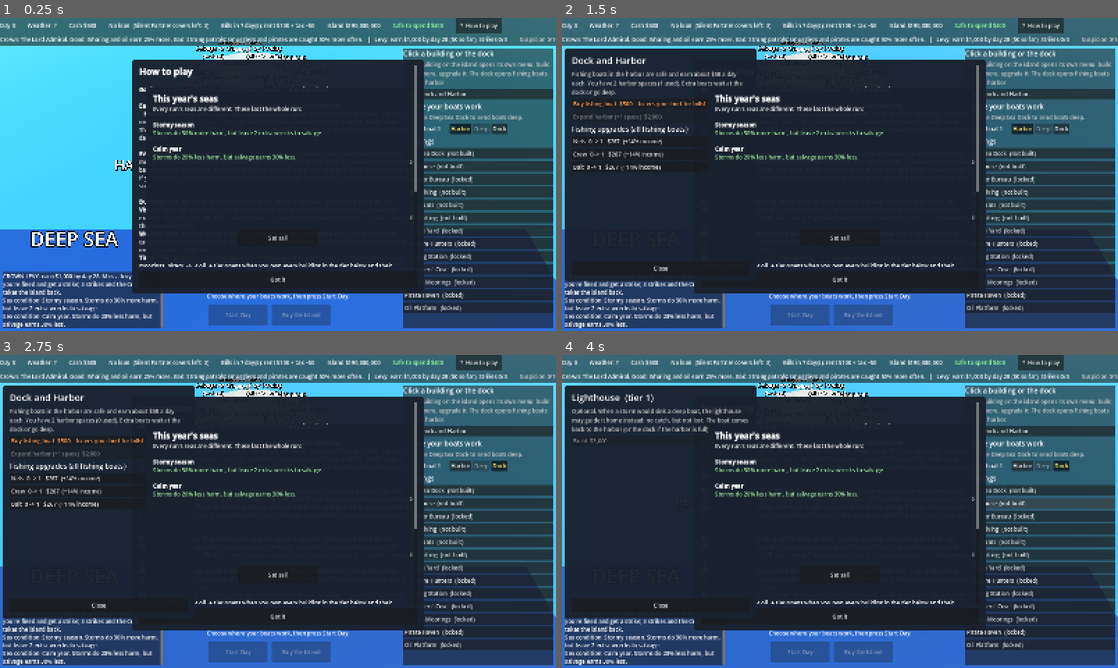
Above: before the commit, frames 1-4 (two rows, left to right).
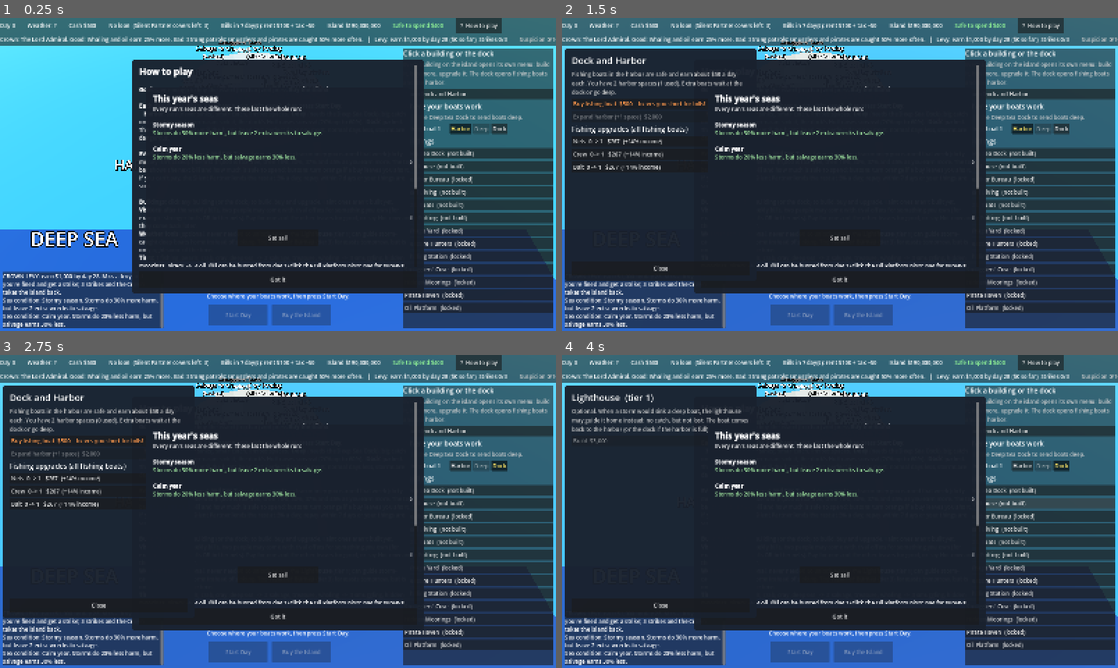
Above: after the commit, the same moments.

Repository: Sneakylandshark/Fishopoly
Game: Godot game, scene res://scenes/main.tscn
Two runs of this game, one before a commit and one after it. Both use one fixed random seed, a clock stepped at 60 frames per second and the inputs below.
Inputs:
- Up to frame 1 (0.25 s): no input
- Up to frame 2 (1.5 s): click "Open Dock and Harbor" at 0.5 s; click "Harbor" at 1.25 s
- Up to frame 3 (2.75 s): click "Dock" at 2 s
- Up to frame 4 (4 s): click "Deep Sea Dock (not built)" at 2.75 s; click "Lighthouse (not built)" at 3.5 s

The runs differ from the first frame. In frame 1, 0.3% of the frame differs, in the area x 37-75%, y 54-80%; in frame 2, 0.3%; in frame 3, 0.3%; in frame 4, 0.3%.

Commit message:
Oil can be hunted from day 1; Oil Platform takes 4 weeks to build
- Surveys open at any tier (survey_min $5,000); platform buildable once the permit is through
- oil_search.build_weeks: rigs earn nothing until construction finishes
- Oil menu skips the tier lock; help, README and menu text updated
- stratplay: wildcat strategy, start_crown / $1M / $10M days in the run line

Co-Authored-By: Claude Opus 5.5 <noreply@anthropic.com>

Diff:
--- a/data/balance.json
+++ b/data/balance.json
@@ -381,9 +381,10 @@
 	},
 
 	"oil_search": {
-		"_note": "Oil opens when tier 3 would open (tier 2 done); smuggling, piracy and hiding are optional. Pay for surveys until one finds oil, then wait for the Crown's permit. Dirty-money bribes cut the wait but add suspicion. Only players with dirty avenues can bribe.",
+		"_note": "Oil can be hunted from day 1, at any tier: a costly gamble. 1) Pay for drilling surveys until one finds oil. 2) Wait for the Crown's permit (dirty-money bribes cut the paperwork, but add suspicion; only players with dirty avenues can bribe). 3) Build the Oil Platform; it takes build_weeks to construct before any rig earns.",
 		"survey_weeks": 1.0,
-		"survey_min": 20000,
+		"survey_min": 5000,
+		"build_weeks": 4,
 		"find_chance": 0.2,
 		"permit_weeks": 8,
 		"bribe_cut_weeks": 3,
--- a/scenes/main.tscn
+++ b/scenes/main.tscn
@@ -472,7 +472,7 @@
 [b]Buildings:[/b] click any building (or the dock) to build, buy and upgrade. Faint ones aren't built yet.
 [b]Visitors:[/b] after the weekly bills, two people may come with rival offers for something you own (for example stronger hulls OR better nets). Pay for one and the other leaves for good, or say Not now and they come back later.
 [b]Weather tools[/b] (optional, never needed to unlock a tier): the [b]Lighthouse[/b] (tier 1) can guide storm-caught deep boats home instead of sinking. The [b]Weather Bureau[/b] (tier 3) forecasts tomorrow, but is only right some of the time.
-[b]Tiers:[/b] 1 fishing, pearls, crab, cray, deep sea  ->  2 salvage, treasure, whaling  ->  3 smuggling, hidden moorings, piracy  ->  4 oil. A tier opens when you own every building …(156 unchanged characters)…
+[b]Tiers:[/b] 1 fishing, pearls, crab, cray, deep sea  ->  2 salvage, treasure, whaling  ->  3 smuggling, hidden moorings, piracy  ->  4 oil. [b]Oil[/b] can be hunted from day 1 (click the Oil Platform plot): pay for surveys until one strikes, wait for the permit, then the platform takes 4 weeks to build. A tier opens when you own every building …(156 unchanged characters)…
 [b]Dirty money[/b] (tier 3) is laundered at 70% but raises [b]suspicion[/b]. The higher it is, the likelier an investig …(381 unchanged characters)…
 [b]Crown levy:[/b] every 4 weeks the Crown sets a target: earn at least that much this season (you keep the money). Mis …(184 unchanged characters)…
 [b]Crowns:[/b] you choose 1 of 6 Crowns at the start. Each has a good side AND a bad side (status bar). As you get rich …(231 unchanged characters)…
--- a/scripts/game.gd
+++ b/scripts/game.gd
@@ -28,6 +28,8 @@
 # Finding oil: surveys paid for, whether oil was found, and the day the Crown's permit comes through
 var surveys := 0
 var oil_found := false
+# The oil platform is under construction until this day; rigs earn nothing before it
+var oil_ready_day := -1
 var permit_day := -1
 var permit_bribes := 0
 # Dirty money earned this week and last week (sets the price of permit bribes)
@@ -137,6 +139,7 @@
 	loan_mult = 1.0
 	surveys = 0
 	oil_found = false
+	oil_ready_day = -1
 	permit_day = -1
 	permit_bribes = 0
 	week_dirty = 0.0
@@ -779,6 +782,9 @@
 
 	# Oil rigs: mostly perfect days
 	var n_rig := count_boats("rig")
+	if n_rig > 0 and day < oil_ready_day:
+		report.lines.append("Oil platform under construction until day %d. No oil yet." % oil_ready_day)
+		n_rig = 0
 	if n_rig > 0:
 		var oe: float = av.oil[w] * income_mult("oil") * n_rig
 		clean += oe
@@ -991,7 +997,8 @@
 
 
 func can_survey() -> bool:
-	return tier_open(4) and not oil_found and can_afford(survey_price())
+	# Open from day 1: an early, costly gamble for anyone who wants it
+	return not oil_found and can_afford(survey_price())
 
 
 func can_survey_crooked() -> bool:
@@ -1426,14 +1433,18 @@
 
 
 func can_build(key: String) -> bool:
-	return not built.has(key) and tier_open(tier_of(key)) and (key != "oil" or oil_approved()) and can_afford(build_price(key))
+	# The oil platform needs only oil found and the permit, at any tier
+	var open := oil_approved() if key == "oil" else tier_open(tier_of(key))
+	return not built.has(key) and open and can_afford(build_price(key))
 
 
 func build(key: String) -> bool:
-	if built.has(key) or not tier_open(tier_of(key)):
-		return false
-	# The oil platform needs oil found and the Crown's permit
+	if built.has(key):
+		return false
+	# The oil platform needs oil found and the Crown's permit (at any tier); everything else needs its tier open
 	if key == "oil" and not oil_approved():
+		return false
+	if key != "oil" and not tier_open(tier_of(key)):
 		return false
 	var p := build_price(key)
 	if not can_afford(p):
@@ -1441,6 +1452,10 @@
 	cash -= p
 	built[key] = true
 	var a: Dictionary = data.avenues[key]
+	# The oil platform takes weeks to build before any rig earns
+	if key == "oil":
+		oil_ready_day = day + int(data.oil_search.build_weeks) * 7
+		_say("Construction of the Oil Platform has begun. It starts pumping on day %d." % oil_ready_day)
 	if a.get("dirty", false) and not laundering:
 		laundering = true
 		log_lines.append("Opened a laundering front for dirty money.")
--- a/scripts/main.gd
+++ b/scripts/main.gd
@@ -111,7 +111,7 @@
 	var os: Dictionary = Game.data.oil_search
 	if not Game.oil_found:
 		_header(menu_body, "Find oil first")
-		_text(menu_body, "Each survey has a %d%% chance to find oil. Surveys so far: %d. Once oil is found, the Crown takes %d weeks to approve the platform." % [int(round(os.find_chance * 100)), Game.surveys, int(os.permit_weeks)])
+		_text(menu_body, "Each survey has a %d%% chance to find oil. Surveys so far: %d. Once oil is found, the Crown takes %d weeks to approve the platform, then it takes %d weeks to build. You can hunt for oil at any tier." % [int(round(os.find_chance * 100)), Game.surveys, int(os.permit_weeks), int(os.build_weeks)])
 		var sp: float = Game.survey_price()
 		_button(menu_body, "Pay for a survey  " + Game.money(sp), sp, Game.can_survey(), func(): Game.survey())
 		if Game.laundering:
@@ -155,6 +155,9 @@
 	_text(menu_body, a.blurb)
 	if not Game.built.has(key):
 		var blockers: Array = Game.tier_blockers(int(a.tier))
+		# Oil can be hunted at any tier, so the oil menu skips the tier lock
+		if key == "oil":
+			blockers = []
 		if blockers.size() > 0:
 			_header(menu_body, "Locked. Tier %d opens when you:" % int(a.tier))
 			for b in blockers:
--- a/tests/stratplay.gd
+++ b/tests/stratplay.gd
@@ -8,6 +8,7 @@
 ##   dirty  - smart, rushes the dirty avenues and defects to the rival Crown
 ##   saver  - smart, keeps 1.5x the bill, only buys things that pay back within 40 days
 ##   rusher - smart, puts everything into opening the next tier as fast as possible
+##   wildcat - plain, but pours every spare dollar into oil surveys from day 1
 
 const DIRTY := ["smuggle", "piracy", "hiding"]
 
@@ -72,6 +73,9 @@
 		var end_cause := "-"
 		var peak := 0.0
 		var oil_day := -1
+		# The day cash first passes $1M and $10M (where a run snowballs)
+		var m1 := -1
+		var m10 := -1
 		while not game.over and game.day < 600:
 			if game.pending_push >= 0:
 				var cb: int = game.covers_left()
@@ -112,6 +116,10 @@
 				if t_open[t] < 0 and game.tier_open(t):
 					t_open[t] = game.day
 			peak = max(peak, game.cash)
+			if m1 < 0 and game.cash >= 1000000.0:
+				m1 = game.day
+			if m10 < 0 and game.cash >= 10000000.0:
+				m10 = game.day
 			if oil_day < 0 and game.built.has("oil"):
 				oil_day = game.day
 			if game.can_afford(game.island_price()):
@@ -122,7 +130,7 @@
 		for t in [2, 3, 4]:
 			if t_open[t] >= 0:
 				tier = t
-		print("RUN strat=%s seed=%d %s day=%d tier=%d t2=%d t3=%d  …(76 unchanged characters)… pbribes=%d strikes=%d season=%d crown=%s" % [STRAT, SEED + r, result, game.day, tier, t_open[2], t_open[3], t_open[4], covers, str(game.defected), game.investigations, int(peak), end_cause, game.surveys, oil_day, game.permit_bribes, game.strikes, game.season, game.crown.id])
+		print("RUN strat=%s seed=%d %s day=%d tier=%d t2=%d t3=%d  …(76 unchanged characters)… pbribes=%d strikes=%d season=%d crown=%s start_crown=%s m1=%d m10=%d" % [STRAT, SEED + r, result, game.day, tier, t_open[2], t_open[3], t_open[4], covers, str(game.defected), game.investigations, int(peak), end_cause, game.surveys, oil_day, game.permit_bribes, game.strikes, game.season, game.crown.id, game.data.crowns.list[game.served[0]].id, m1, m10])
 		print("SEASONS seed=%d %s" % [SEED + r, " ".join(game.season_log.map(func(x): return str(int(x))))])
 	return true
 
@@ -150,6 +158,9 @@
 
 func _find_oil() -> void:
 	# Survey whenever it leaves the reserve intact; dirty-money strategies bribe the permit office
+	# Most robots only hunt for oil once tier 2 is done (as before); the wildcat hunts from day 1
+	if STRAT != "wildcat" and not game.tier_open(4):
+		return
 	if game.can_survey() and game.cash - game.survey_price() >= _reserve():
 		# Dirty-money strategies use the crooked surveyor when they can
 		game.survey(STRAT != "plain" and STRAT != "clean" and game.can_survey_crooked())
Not shown, changed: README.txt
